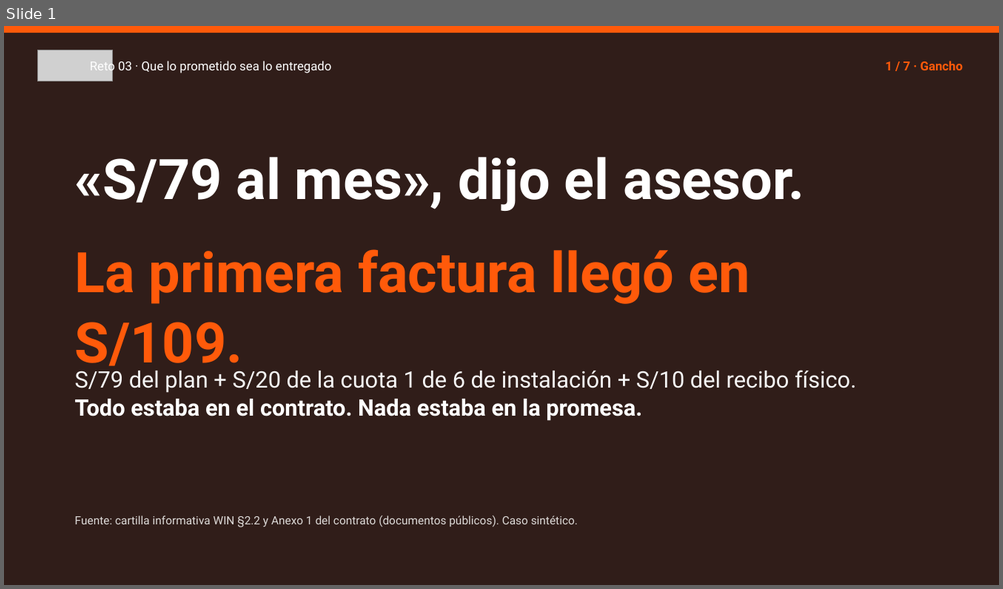
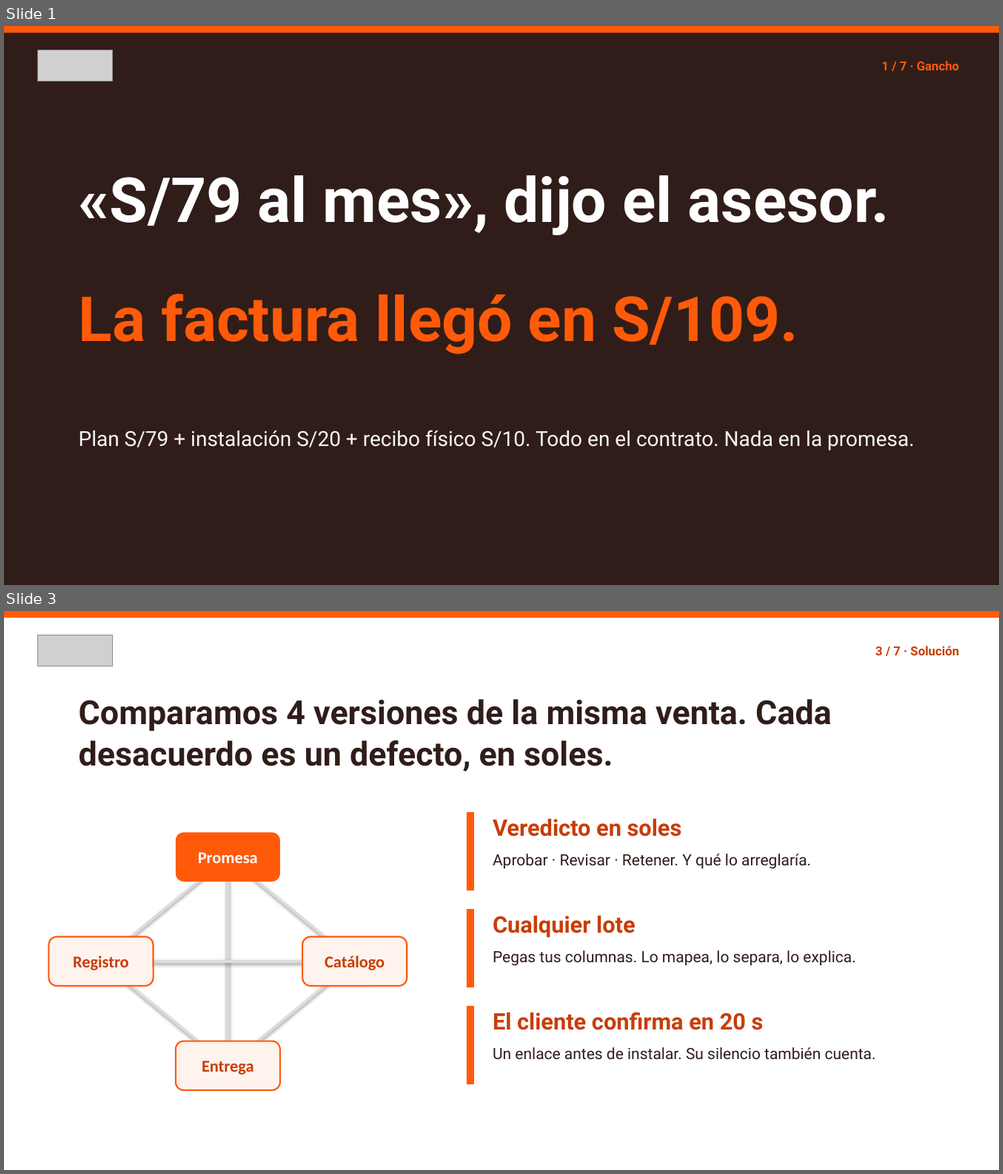
Before and after one commit to MccFlurry/firme, a slide deck: docs/pitch/WIN-Reto03-Pitch-3min.pptx. Shown one above the other, each under a label of ours: slide 1 before the commit, slides 1 and 3 after it; the slides between them are not shown. The pictures are 1003x589 and 1003x1174 pixels, drawn with LibreOffice and Linux fonts; fonts in the diff are those of the drawing; grey boxes stand for pictures. Boxes give left, top, right and bottom in pixels: in the first picture for what was removed or moved away, otherwise in the second. Text is boxed around its words. In the diff, an @@ line names an element or a change of style, - is before the commit and + after.

```diff
--- a/docs/pitch/WIN-Reto03-Pitch-3min.pptx
+++ b/docs/pitch/WIN-Reto03-Pitch-3min.pptx
@@ slide 3 added at bbox=[4, 611, 999, 1170], background #FFFFFF @@
@@ rectangle added at bbox=[4, 611, 999, 618], fill #FF5A0A @@
@@ picture added at bbox=[37, 635, 113, 667] @@
@@ text added at bbox=[875, 646, 959, 655], 12 pt, text #C83D08, bold @@
+3 / 7 · Solución
@@ text added at bbox=[79, 699, 831, 772], 32 pt, text #301D19, bold @@
+Comparamos 4 versiones de la misma venta. Cada desacuerdo es un defecto, en soles.
@@ rounded rectangle added at bbox=[176, 832, 280, 882], fill #FF5A0A, 16 pt, text #FFFFFF, bold @@
+Promesa
@@ rectangle added at bbox=[466, 812, 474, 891], fill #FF5A0A @@
@@ text added at bbox=[492, 819, 682, 837], 22 pt, text #C83D08, bold @@
+Veredicto en soles
@@ text added at bbox=[492, 854, 811, 869], 15 pt, text #301D19 @@
+Aprobar · Revisar · Retener. Y qué lo arreglaría.
@@ line added from (101, 962) to (227, 857), #DEDBD9 2.5 pt @@
@@ line added from (227, 857) to (355, 962), #DEDBD9 2.5 pt @@
@@ line added from (227, 857) to (227, 1066), #DEDBD9 2.5 pt @@
@@ rectangle added at bbox=[466, 909, 474, 988], fill #FF5A0A @@
@@ text added at bbox=[492, 916, 635, 938], 22 pt, text #C83D08, bold @@
+Cualquier lote
@@ rounded rectangle added at bbox=[48, 937, 153, 986], fill #FFF3ED, outline #FF5A0A 1.5 pt, 16 pt, text #C83D08, bold @@
+Registro
@@ rounded rectangle added at bbox=[302, 937, 407, 986], fill #FFF3ED, outline #FF5A0A 1.5 pt, 16 pt, text #C83D08, bold @@
+Catálogo
@@ line added from (227, 1066) to (101, 962), #DEDBD9 2.5 pt @@
@@ line added from (101, 962) to (355, 962), #DEDBD9 2.5 pt @@
@@ line added from (355, 962) to (227, 1066), #DEDBD9 2.5 pt @@
@@ text added at bbox=[492, 951, 855, 966], 15 pt, text #301D19 @@
+Pegas tus columnas. Lo mapea, lo separa, lo explica.
@@ rectangle added at bbox=[466, 1006, 474, 1085], fill #FF5A0A @@
@@ text added at bbox=[492, 1012, 763, 1031], 22 pt, text #C83D08, bold @@
+El cliente confirma en 20 s
@@ rounded rectangle added at bbox=[176, 1042, 280, 1091], fill #FFF3ED, outline #FF5A0A 1.5 pt, 16 pt, text #C83D08, bold @@
+Entrega
@@ text added at bbox=[492, 1048, 876, 1060], 15 pt, text #301D19 @@
+Un enlace antes de instalar. Su silencio también cuenta.
@@ slide 1 changed as well @@
@@ text removed at bbox=[90, 59, 332, 74] @@
-Reto 03 · Que lo prometido sea lo entregado
@@ text "1 / 7 · Gancho": place and size @@
-text "1 / 7 · Gancho" at bbox=[885, 61, 962, 70]
+text "1 / 7 · Gancho" at bbox=[882, 61, 959, 70]
@@ text "«S/79 al mes», dijo el ...": place and size @@
-text "«S/79 al mes», dijo el ..." at bbox=[75, 157, 805, 211]
+text "«S/79 al mes», dijo el ..." at bbox=[79, 175, 889, 235]
@@ text "«S/79 al mes», dijo el ..." at bbox=[79, 175, 889, 235]: size 54 to 60 pt @@
@@ text at bbox=[79, 294, 798, 355]: text changed; size 54 to 60 pt @@
-La primera factura llegó en S/109.
+La factura llegó en S/109.
@@ text at bbox=[79, 430, 913, 451]: text changed; size 22 to 20 pt @@
-S/79 del plan + S/20 de la cuota 1 de 6 de instalación + S/10 del recibo físico.
-Todo estaba en el contrato. Nada estaba en la promesa.
+Plan S/79 + instalación S/20 + recibo físico S/10. Todo en el contrato. Nada en la promesa.
@@ text removed at bbox=[75, 516, 578, 528] @@
-Fuente: cartilla informativa WIN §2.2 y Anexo 1 del contrato (documentos públicos). Caso sintético.
```
Also in this commit, not shown: 6 other slides changed, 1 other slide added, 1 slide removed.
